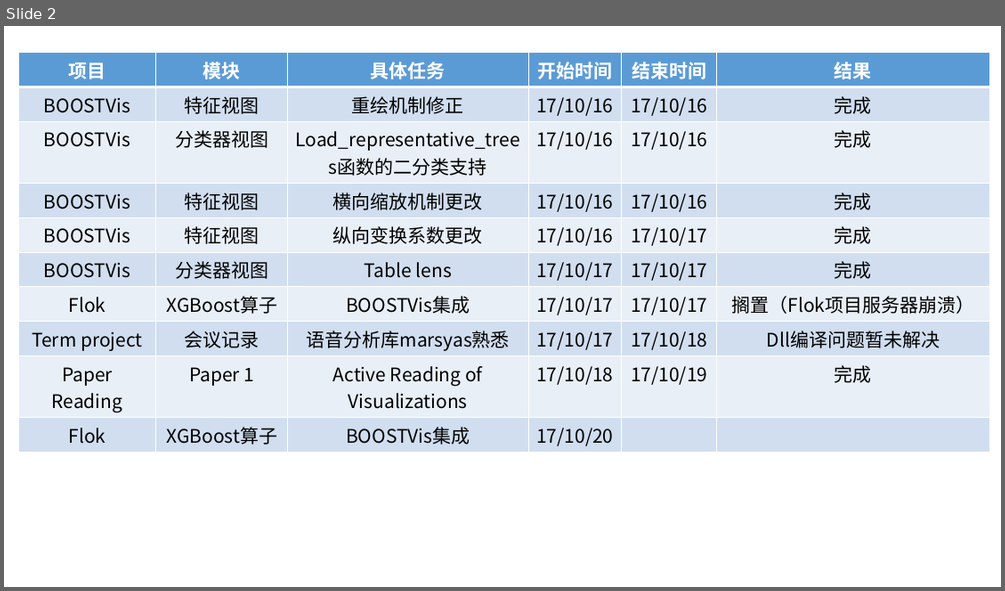
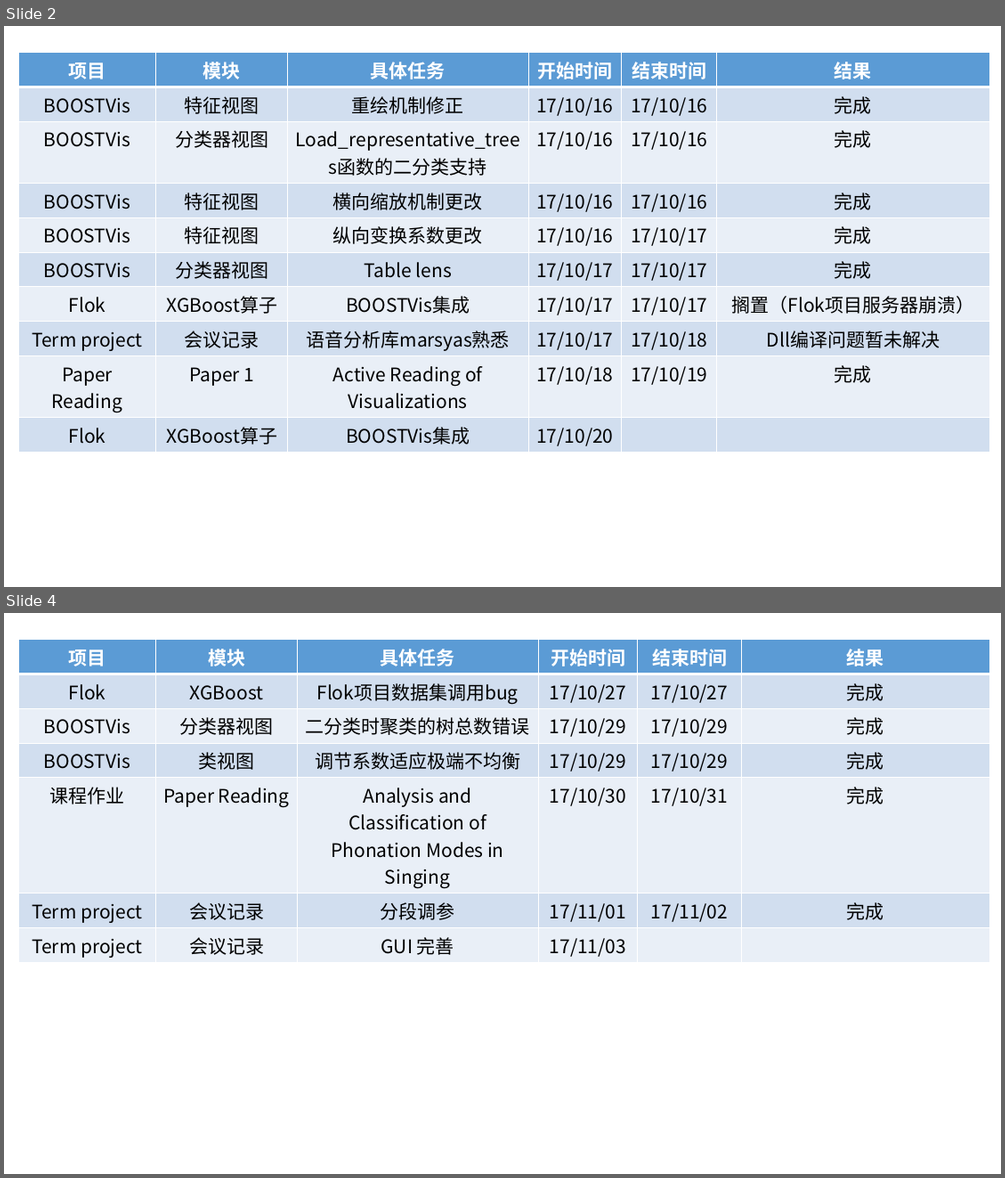
Before and after one commit to Lcorvle/TimeLine, a slide deck: TimeLine.pptx. Shown one above the other, each under a label of ours: slide 2 before the commit, slides 2 and 4 after it; the slides between them are not shown. The pictures are 1005x591 and 1005x1178 pixels, drawn with LibreOffice and Linux fonts; fonts in the diff are those of the drawing. Boxes give left, top, right and bottom in pixels: in the first picture for what was removed or moved away, otherwise in the second. Text is boxed around its words. In the diff, an @@ line names an element or a change of style, - is before the commit and + after.

```diff
--- a/TimeLine.pptx
+++ b/TimeLine.pptx
@@ slide 4 added at (4, 613, 1001, 1174), background #FFFFFF @@
@@ table added at (18, 639, 989, 961), 7 rows, 6 columns @@
+项目 | 模块 | 具体任务 | 开始时间 | 结束时间 | 结果
+Flok | XGBoost | Flok项目数据集调用bug | 17/10/27 | 17/10/27 | 完成
+BOOSTVis | 分类器视图 | 二分类时聚类的树总数错误 | 17/10/29 | 17/10/29 | 完成
+BOOSTVis | 类视图 | 调节系数适应极端不均衡 | 17/10/29 | 17/10/29 | 完成
+课程作业 | Paper Reading | Analysis and Classification of Phonation Modes in Singing | 17/10/30 | 17/10/31 | 完成
+Term project | 会议记录 | 分段调参 | 17/11/01 | 17/11/02 | 完成
+Term project | 会议记录 | GUI 完善 | 17/11/03 |  | 
```
Also in this commit, not shown: 1 slide changed.
